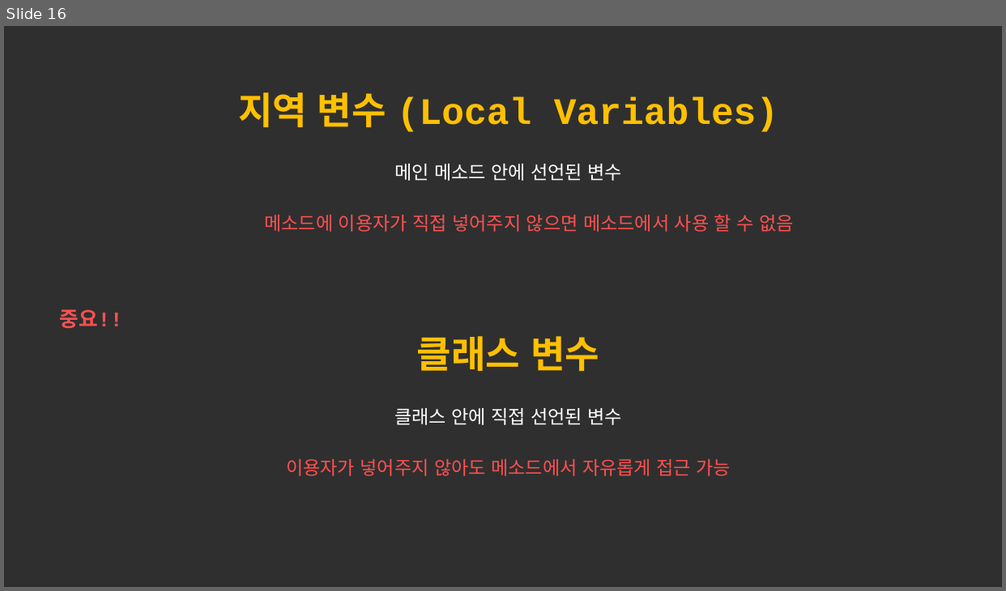
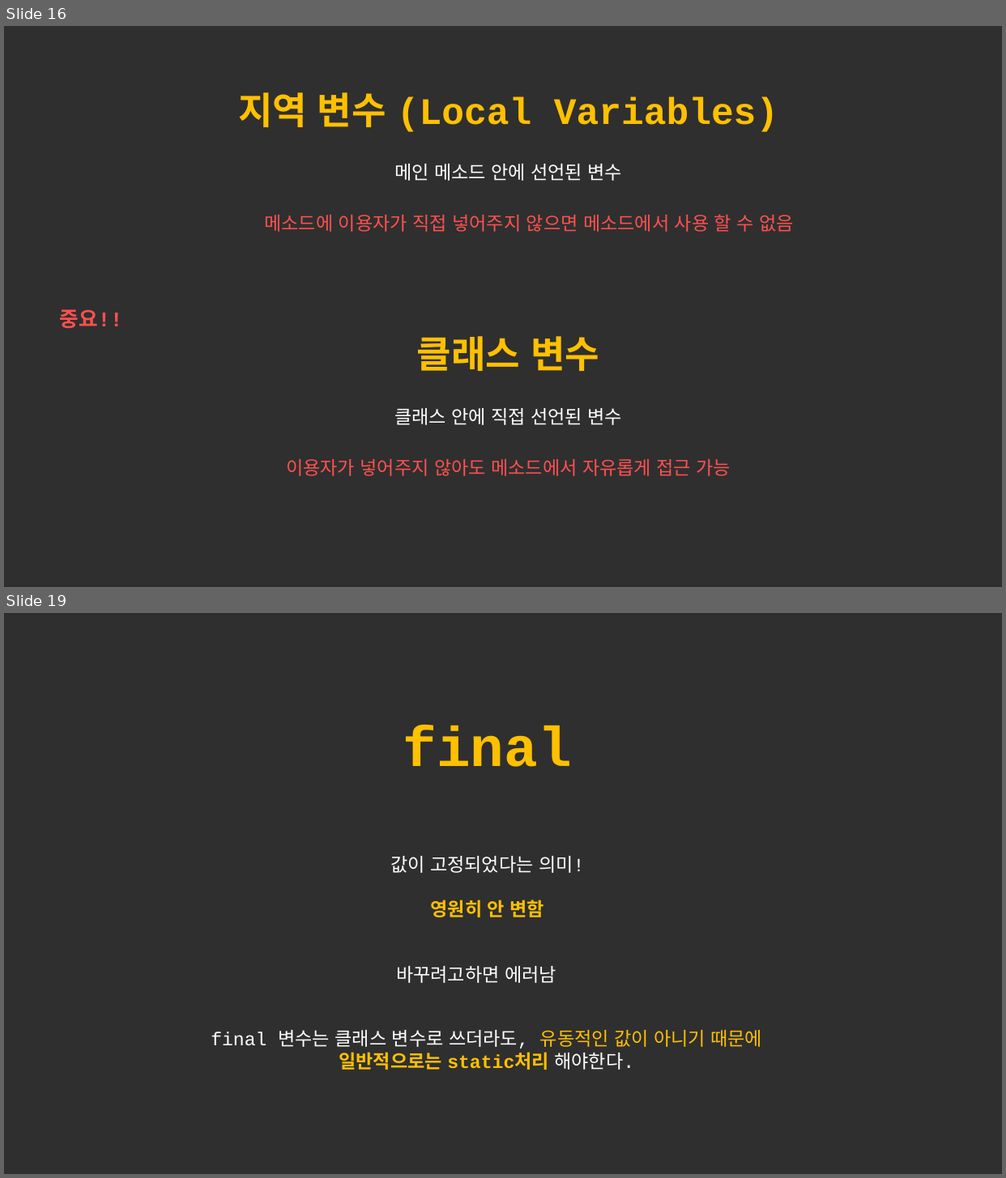
Before and after one commit to forwdevel/Full-Stack, a slide deck: 객체이론정리.pptx. Shown one above the other, each under a label of ours: slide 16 before the commit, slides 16 and 19 after it; the slides between them are not shown. The pictures are 1006x591 and 1006x1178 pixels, drawn with LibreOffice and Linux fonts; fonts in the diff are those of the drawing. Boxes give left, top, right and bottom in pixels: in the first picture for what was removed or moved away, otherwise in the second. Text is boxed around its words. In the diff, an @@ line names an element or a change of style, - is before the commit and + after.

```diff
--- a/객체이론정리.pptx
+++ b/객체이론정리.pptx
@@ slide 19 added at [4,613,1002,1174], background #2F2F2F @@
@@ text added at [403,726,572,767], 54 pt, text #FFC000, bold @@
+final
@@ text added at [390,856,584,918], 18 pt, text #FFFFFF @@
+값이 고정되었다는 의미!
+영원히 안 변함
@@ text added at [396,966,556,983], 18 pt, text #FFFFFF @@
+바꾸려고하면 에러남
@@ text added at [211,1030,762,1070], 18 pt, text #FFC000 @@
+final 변수는 클래스 변수로 쓰더라도, 유동적인 값이 아니기 때문에
+일반적으로는 static처리 해야한다.
```
Also in this commit, not shown: 2 slides changed, 3 other slides added.
